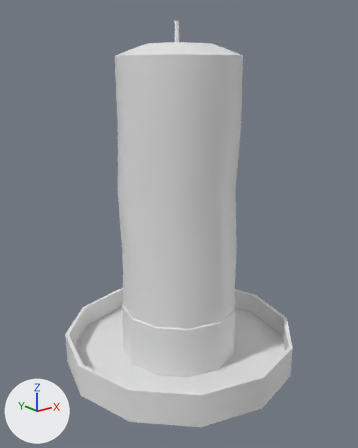
The FBX model fr-artists2/fr-artists2/asset/models/candle_prototype.fbx, before and after one commit.
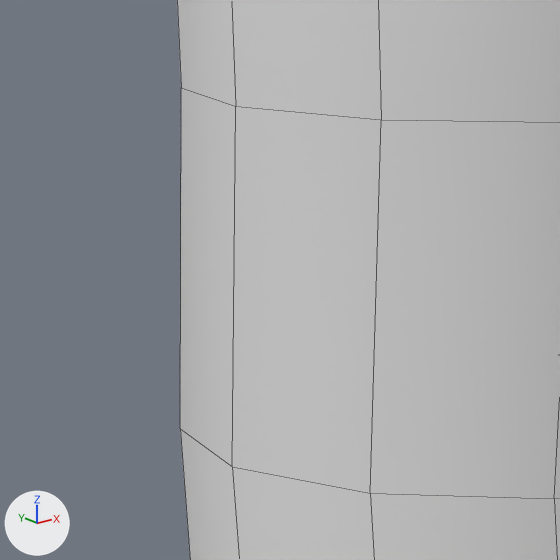
Old and new are each drawn whole from a 50 mm lens placed at (-0.975, -1.213, 0.955), pointed at (-0.025, -0.026, 0.481) and again close up on the part from 23% to 53% of the width and 24% to 48% of the height. Arrows for +X, +Y and +Z are at lower left; the lights stay in place. The last two pictures show the newer version. The close-ups show mesh edges as thin lines. Where no turn or scale is listed for an object, it has been applied to the vertices.
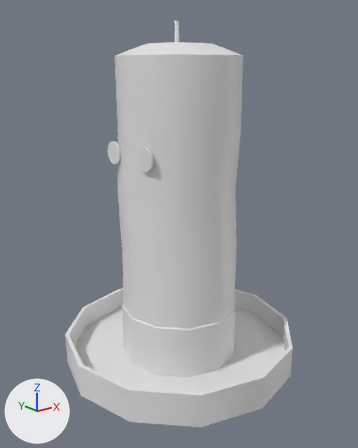
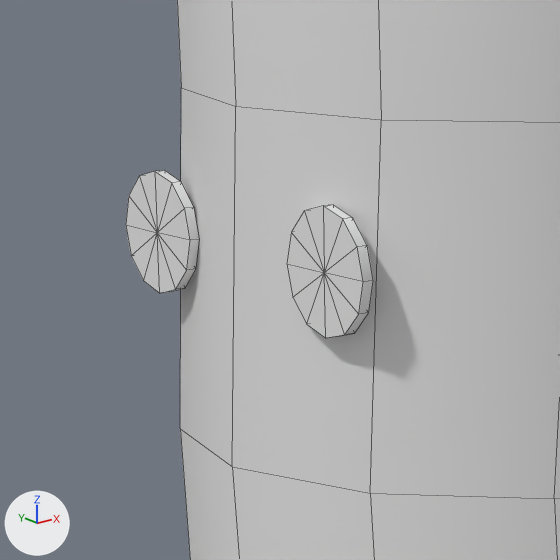
The newer file is also rescaled (x1.329), turned or shifted as a whole; pictures and numbers use the older file's frame.

Patch to the scene script:
```diff
--- a/fr-artists2/fr-artists2/asset/models/candle_prototype.fbx.py
+++ b/fr-artists2/fr-artists2/asset/models/candle_prototype.fbx.py
@@ me_mesh @@
 # used by ob_cylinder015; location = (-0.0113, -0.0121, -0.0006)
-me_mesh.from_pydata(...)  # 208 vertices, 228 faces; spans x -0.388..0.388, y -0.388..0.388, z 0.0..1.088
+me_mesh.from_pydata(...)  # 260 vertices, 300 faces; spans x -0.388..0.388, y -0.388..0.388, z 0.0..1.088
+# me_mesh part 1: a new loose piece, a 12-sided cylinder along x spanning x -0.1798..-0.1735, y -0.1021..-0.0329, z 0.6779..0.7472
+# me_mesh part 2: a new loose piece, a 12-sided cylinder along x spanning x -0.1798..-0.1735, y 0.0629..0.1321, z 0.6779..0.7472
```

Changed parts and their boxes [x1, y1, x2, y2] in the close-ups (560 x 560 px):
'Cylinder015', reshaped: before [177, 0, 560, 560]; after [126, 0, 560, 560]
part 1 of me_mesh, added: after [289, 205, 373, 338]
part 2 of me_mesh, added: after [126, 170, 199, 293]
